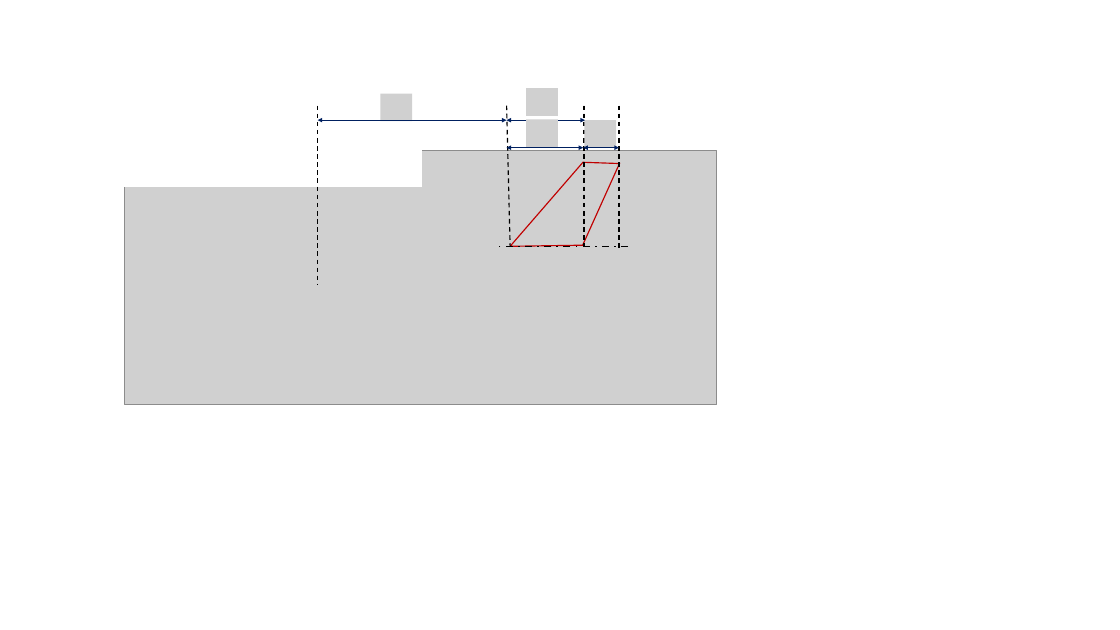
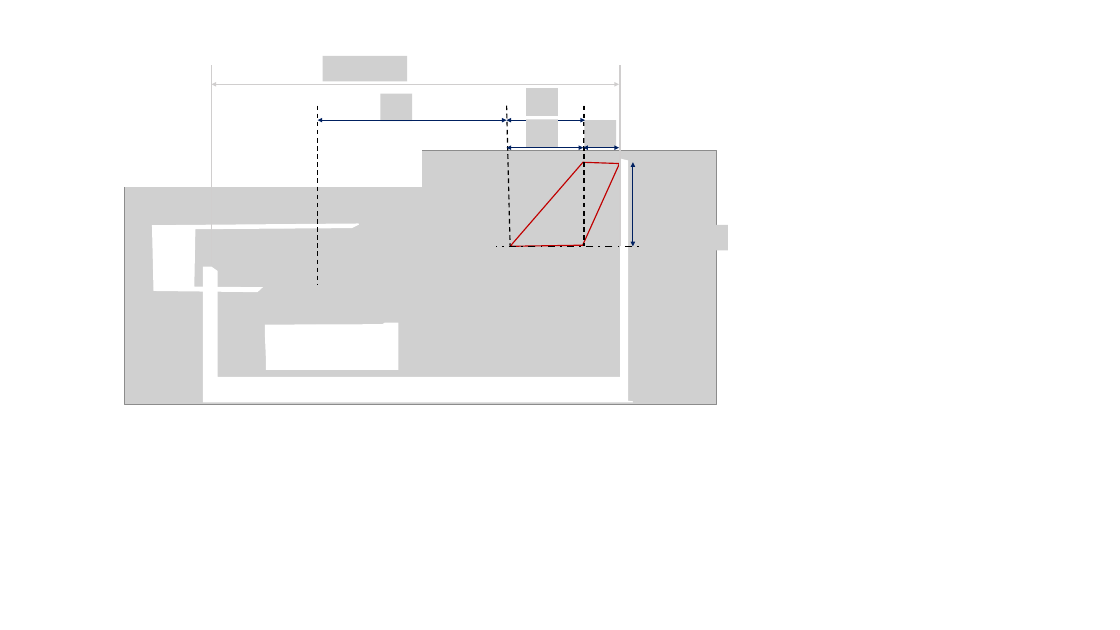
Before and after one commit to KantouniasA/flightDynamics, a slide deck: slide 4 of TechnicalReport/Figures.pptx. Drawn at 1120x630 pixels with LibreOffice and Linux fonts; fonts in the diff are those of the drawing; grey boxes stand for pictures. Boxes give left, top, right and bottom in pixels: in the first picture for what was removed or moved away, otherwise in the second. Text is boxed around its words. In the diff, an @@ line names an element or a change of style, - is before the commit and + after.

Commit message:
Figure dimensions ok

```diff
--- a/TechnicalReport/Figures.pptx
+++ b/TechnicalReport/Figures.pptx
@@ picture added at [323,56,408,82] @@
@@ line added from (212, 66) to (212, 265), #D0CECE 1.5 pt @@
@@ double arrow added from (619, 84) to (212, 84), #D0CECE 1 pt @@
@@ line moved from (619, 106) - (619, 250) to (620, 66) - (620, 246) @@
@@ line (620, 66) - (620, 246): stroke #000000 1 pt dashed to #D0CECE 1.5 pt @@
@@ freeform shape added at [203,160,633,402], fill #FFFFFF, outline #FFFFFF 1 pt @@
@@ double arrow added from (633, 162) to (633, 246), #002060 1 pt @@
@@ picture added at [634,190,665,218] @@
@@ freeform shape added at [153,224,359,292], fill #FFFFFF, outline #FFFFFF 1 pt @@
@@ picture added at [644,225,728,250] @@
@@ line moved from (628, 246) - (497, 246) to (651, 246) - (497, 246) @@
@@ freeform shape added at [266,323,398,370], fill #FFFFFF, outline #FFFFFF 1 pt @@
```
Also in this commit, not shown: 2 other slides changed.
